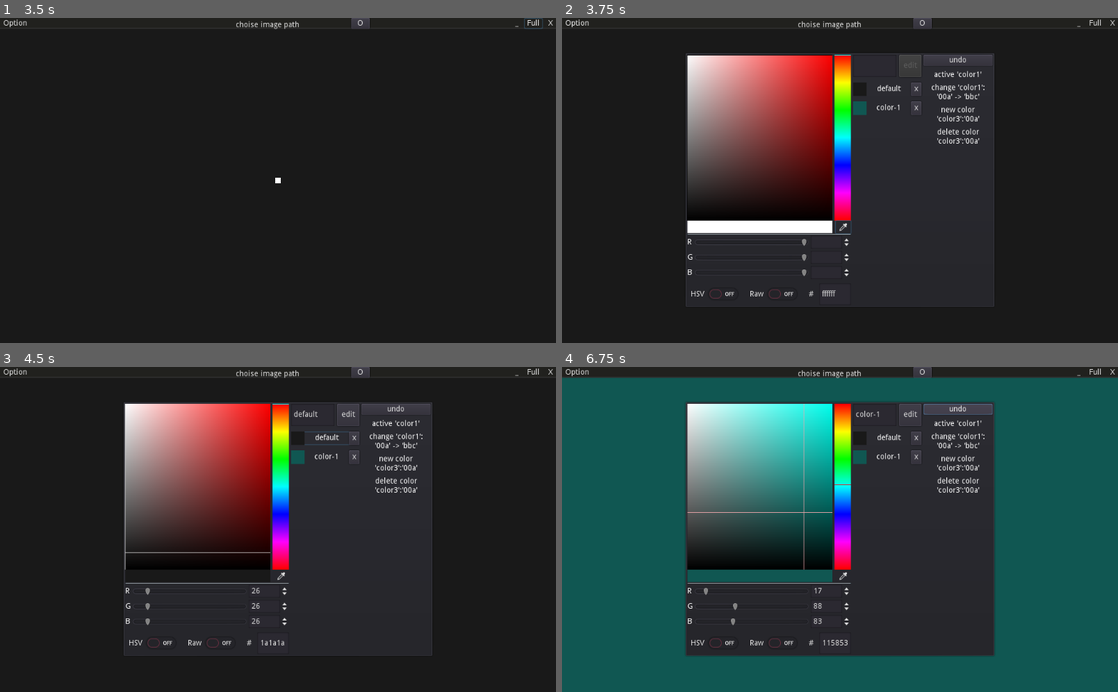
Above: before the commit, frames 1-4 (two rows, left to right).
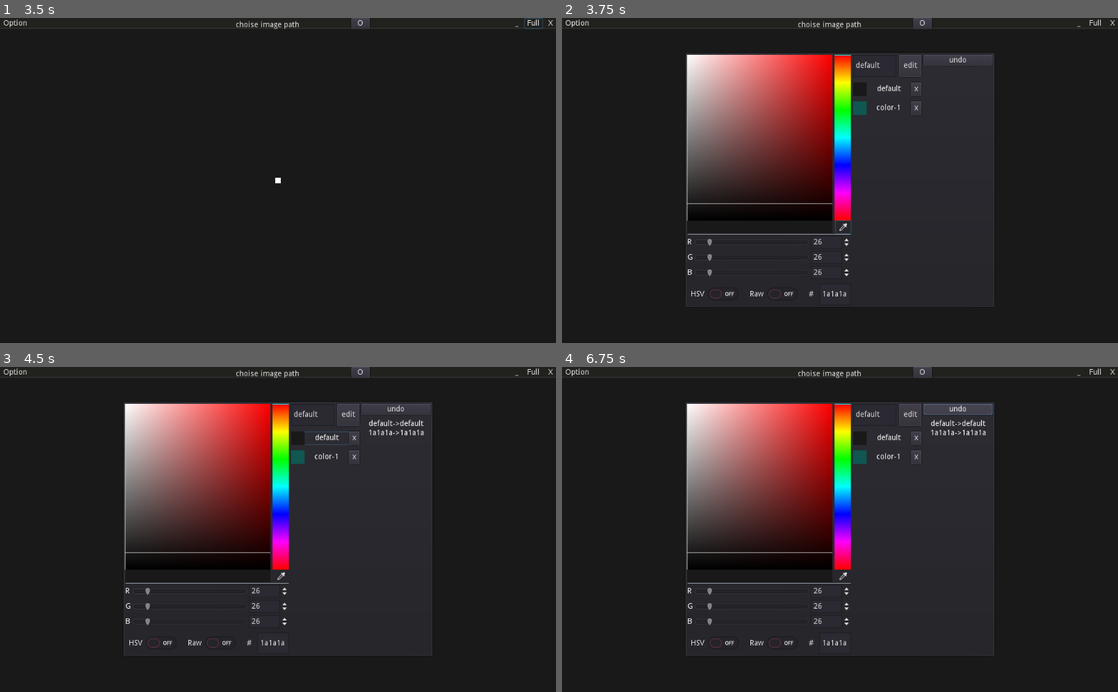
Above: after the commit, the same moments.

Repository: hpn33/manga-reader-by-godot-
Game: Godot game, scene res://scene/Main.tscn
The game is run twice, just before and just after one commit, with the same random seed, the same clock (stepped at 60 frames per second) and the same inputs.
Inputs (mouse positions are in pixels of both pictures, inside the frame that each line leads up to):
- Up to frame 1 (3.5 s): click "choise image path" at 0.5 s; click "O" at 1.25 s; click "_" at 2 s; click "Full" at 2.75 s
- Up to frame 2 (3.75 s): click "Option" at 3.5 s
- Up to frame 3 (4.5 s): click (322, 438) at 4.25 s
- Up to frame 4 (6.75 s): click "edit" at 5 s; click (884, 458) at 5.77 s; click "undo" at 6.5 s

Frame 1 is identical in both runs. In frame 2, 2.1% of the frame differs, in the area x 22-76%, y 11-86%; in frame 3, 0.6%; in frame 4, 64%, in the area x 0-100%, y 3-100%.
Error in both runs: Trying to assign value of type 'MenuButton' to a variable of type 'Label'. (res://scene/ui/TitleBar/TitleBar.gd:3)

Commit message:
add active action to undo list
+ litle change to default config
+ add active to action

Diff:
--- a/autoload/config.gd
+++ b/autoload/config.gd
@@ -8,7 +8,7 @@
 var _path := 'user://config.cfg'
 
 var _default := {
-	current_color = '',
+	active_color = 'default',
 	colors = [
 		['default', '1a1a1a'],
 		['color-1', '115853']
--- /dev/null
+++ b/object/ColorPicker/Action/ActionHolder/ActionHolder.gd
@@ -0,0 +1,29 @@
+extends Label
+
+
+var color_panel
+
+var type := ''
+
+var old_color := []
+var new_color := []
+
+
+func undo():
+
+	if type == 'active':
+		color_panel.set_current_color(old_color[0], old_color[1], false)
+
+
+	queue_free()
+
+
+
+func active(_color_panel, _old_color, _new_color):
+	type = 'active'
+	color_panel = _color_panel
+
+	old_color = _old_color
+	new_color = _new_color
+
+	text = "%s->%s\n%s->%s" % [old_color[0], new_color[0], old_color[1], new_color[1]]
--- /dev/null
+++ b/object/ColorPicker/Action/ActionHolder/ActionHolder.tscn
@@ -0,0 +1,15 @@
+[gd_scene load_steps=2 format=2]
+
+[ext_resource path="res://object/ColorPicker/Action/ActionHolder/ActionHolder.gd" type="Script" id=1]
+
+[node name="ActionHolder" type="Label"]
+margin_right = 123.0
+margin_bottom = 14.0
+size_flags_horizontal = 3
+text = "active 'color1'"
+align = 1
+valign = 1
+script = ExtResource( 1 )
+__meta__ = {
+"_edit_use_anchors_": false
+}
--- /dev/null
+++ b/object/ColorPicker/Action/List.gd
@@ -0,0 +1,66 @@
+extends VBoxContainer
+class_name ActionList
+
+
+onready var action_holder = preload("res://object/ColorPicker/Action/ActionHolder/ActionHolder.tscn")
+
+
+func _ready() -> void:
+
+	clear()
+
+
+func clear():
+	for i in get_child_count():
+		remove_child(get_child(0))
+
+
+func add():
+	var new :Label= action_holder.instance()
+
+	add_child(new)
+
+	return new
+
+
+func active(_old_color, _new_color):
+	var new = add()
+
+	new.active(owner, _old_color, _new_color)
+
+
+
+
+#func add_by_array(colors: Array):
+#	for color in colors:
+#		add(color)
+
+
+#func update_item(title, color_code):
+#	for i in get_child_count():
+#		var child = get_child(i)
+#		if title == child.title:
+#			child.set_color(color_code)
+#			break
+
+
+#func _holder_pressed(color):
+#	owner.set_current_color(color[0], color[1])
+#
+#
+#
+#func _delete_button(target):
+#	for i in owner.colors.size():
+#		var color = owner.colors[i]
+#		if color[0] == target.title:
+#			owner.colors.remove(i)
+#			break
+#
+#	owner.save_colors()
+
+#	re_add()
+
+
+#func re_add(colors: Array = owner.colors):
+#	clear()
+#	add_by_array(colors)
--- /dev/null
+++ b/object/ColorPicker/Action/Undo.gd
@@ -0,0 +1,10 @@
+extends Button
+
+onready var list = $'../List'
+
+
+func _on_Undo_pressed():
+	var c = list.get_child(list.get_child_count()-1)
+
+	c.modulate = Color.brown
+	c.undo()
--- a/object/ColorPicker/ColorPicker.gd
+++ b/object/ColorPicker/ColorPicker.gd
@@ -47,6 +47,17 @@
 
 	color_btn.disabled = true
 
+	set_active_color()
+
+func set_active_color():
+	yield(owner, "ready")
+	var active_color_name = config.get_data('active_color')
+
+	for color in colors:
+		if color[0] == active_color_name:
+			set_current_color(color[0], color[1], false)
+			break
+
 
 
 func set_color(_color):
@@ -86,21 +97,32 @@
 	color_list.re_add(colors)
 
 
-func set_current_color(_color_title, _color_code):
+func set_current_color(_color_title, _color_code, add_action = true):
+
+	var old_color = [current_color_title, current_color_code]
+
 	current_color_title = _color_title
 	current_color_code = _color_code
+
+	var new_color = [current_color_title, current_color_code]
 
 	self.color_name = _color_title
 	self.color_code = _color_code
 
 	check_button_title()
 
+	if add_action:
+		action_list.active(old_color, new_color)
+
+	config.set_data('active_color', current_color_title)
+	config.save()
+
 	share.set_value('background_color', _color_code)
 
 
 func check_button_title():
 
-	color_btn.disabled = self.color_name == ''
+	color_btn.disabled = (self.color_name == '')
 
 	if self.color_name == current_color_title:
 		color_btn.text = 'edit'
--- a/object/ColorPicker/ColorPicker.tscn
+++ b/object/ColorPicker/ColorPicker.tscn
@@ -1,12 +1,14 @@
-[gd_scene load_steps=5 format=2]
+[gd_scene load_steps=8 format=2]
 
 [ext_resource path="res://object/ColorPicker/ColorHolder/ColorHolder.tscn" type="PackedScene" id=1]
 [ext_resource path="res://object/ColorPicker/ColorPicker.gd" type="Script" id=2]
 [ext_resource path="res://object/ColorPicker/ColorList.gd" type="Script" id=3]
+[ext_resource path="res://object/ColorPicker/Action/ActionHolder/ActionHolder.tscn" type="PackedScene" id=4]
 [ext_resource path="res://object/ColorPicker/Title.gd" type="Script" id=5]
+[ext_resource path="res://object/ColorPicker/Action/List.gd" type="Script" id=6]
+[ext_resource path="res://object/ColorPicker/Action/Undo.gd" type="Script" id=7]
 
 [node name="ColorPicker" type="PopupPanel"]
-visible = true
 margin_right = 563.0
 margin_bottom = 470.0
 rect_min_size = Vector2( 570, 470 )
@@ -27,8 +29,10 @@
 }
 
 [node name="ColorPicker" type="ColorPicker" parent="HBoxContainer"]
-margin_right = 308.0
-margin_bottom = 462.0
+margin_left = 4.0
+margin_top = 4.0
+margin_right = 4.0
+margin_bottom = 4.0
 size_flags_horizontal = 3
 edit_alpha = false
 presets_enabled = false
@@ -99,6 +103,7 @@
 margin_right = 123.0
 margin_bottom = 20.0
 text = "undo"
+script = ExtResource( 7 )
 
 [node name="List" type="VBoxContainer" parent="HBoxContainer/Actions"]
 margin_top = 30.0
@@ -107,17 +112,12 @@
 size_flags_horizontal = 3
 size_flags_vertical = 3
 custom_constants/separation = 10
+script = ExtResource( 6 )
 __meta__ = {
 "_edit_use_anchors_": false
 }
 
-[node name="Label" type="Label" parent="HBoxContainer/Actions/List"]
-margin_right = 123.0
-margin_bottom = 14.0
-size_flags_horizontal = 3
-text = "active 'color1'"
-align = 1
-valign = 1
+[node name="Label" parent="HBoxContainer/Actions/List" instance=ExtResource( 4 )]
 
 [node name="Label2" type="Label" parent="HBoxContainer/Actions/List"]
 margin_top = 24.0
@@ -151,3 +151,4 @@
 [connection signal="color_changed" from="HBoxContainer/ColorPicker" to="." method="_on_ColorPicker_color_changed"]
 [connection signal="text_changed" from="HBoxContainer/Colors/Edit/Title" to="HBoxContainer/Colors/Edit/Title" method="_on_Title_text_changed"]
 [connection signal="pressed" from="HBoxContainer/Colors/Edit/Btn" to="." method="_on_Edit_pressed"]
+[connection signal="pressed" from="HBoxContainer/Actions/Undo" to="HBoxContainer/Actions/Undo" method="_on_Undo_pressed"]
--- a/project.godot
+++ b/project.godot
@@ -9,6 +9,11 @@
 config_version=4
 
 _global_script_classes=[ {
+"base": "VBoxContainer",
+"class": "ActionList",
+"language": "GDScript",
+"path": "res://object/ColorPicker/Action/List.gd"
+}, {
 "base": "Node2D",
 "class": "Box2D",
 "language": "GDScript",
@@ -45,6 +50,7 @@
 "path": "res://addons/hp.fsm/state_machine.gd"
 } ]
 _global_script_class_icons={
+"ActionList": "",
 "Box2D": "",
 "ColorList": "",
 "Config": "",
--- a/scene/Main.gd
+++ b/scene/Main.gd
@@ -13,7 +13,7 @@
 	config.load()
 
 	share.set_value('target_dir', 'choise image folder')
-	share.set_value('background_color', config.get_data('current_color'))
+	share.set_value('background_color', config.get_data('active_color'))
 	share.set_value('colors', config.get_data('colors'))
 	share.set_value('recents', config.get_data('recents'))
 
